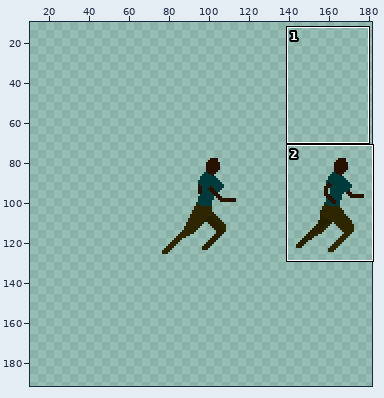
A sprite sheet gets an edit: gdx-game-android/assets/hero-running-spritesheet.png. Above, an overview of the earlier version with the close-up marked.
Close-up. Before the edit:
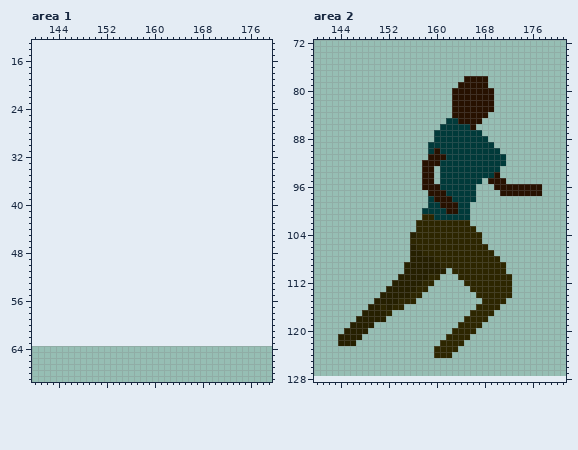
The file is 128x64 pixels. Shown: area 1: x 140..179, y 13..69; area 2: x 140..181, y 72..128. The old version is drawn lined up with the new one, on the new canvas. The wide view leaves out empty margins. The commit also changed other parts of the picture, which this record leaves out.
Now the later version:
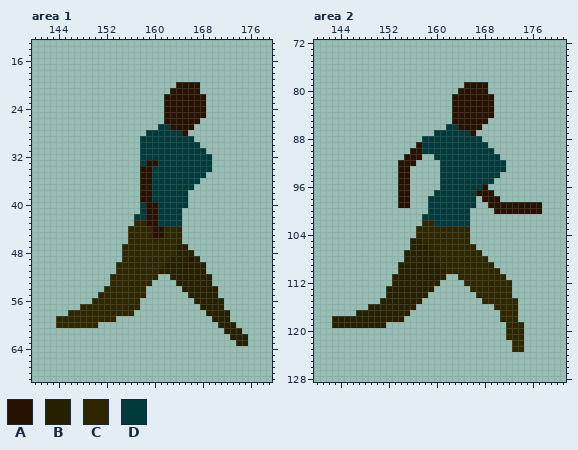
Palette (. is transparent): A #271100  B #262000  C #2d2600  D #003a3a
From old to new:
canvas 128x64 -> 192x192, the old top-left corner now at 64,64
--- area 1
@@ x 140..179 @@
 19 ........................................
-20 ........................................
-21 ........................................
-22 ........................................
-23 ........................................
-24 ........................................
-25 ........................................
-26 ........................................
-27 ........................................
-28 ........................................
-29 ........................................
-30 ........................................
-31 ........................................
-32 ........................................
-33 ........................................
-34 ........................................
-35 ........................................
-36 ........................................
-37 ........................................
-38 ........................................
-39 ........................................
-40 ........................................
-41 ........................................
-42 ........................................
-43 ........................................
-44 ........................................
-45 ........................................
-46 ........................................
-47 ........................................
-48 ........................................
-49 ........................................
-50 ........................................
-51 ........................................
-52 ........................................
-53 ........................................
-54 ........................................
-55 ........................................
-56 ........................................
-57 ........................................
-58 ........................................
-59 ........................................
-60 ........................................
-61 ........................................
-62 ........................................
-63 ........................................
+20 ........................AAAA............
+21 .......................AAAAA............
+22 ......................AAAAAAA...........
+23 ......................AAAAAAA...........
+24 ......................AAAAAAA...........
+25 ......................AAAAAAA...........
+26 ......................AAAAAA............
+27 .....................DDAAAA.............
+28 ...................DDDDDDA..............
+29 ..................DDDDDDDDD.............
+30 ..................DDDDDDDDDD............
+31 ..................DDDDDDDDDDD...........
+32 ..................DDDDDDDDDDDD..........
+33 ..................DAADDDDDDDDD..........
+34 ..................AADDDDDDDDDD..........
+35 ..................AADDDDDDDDD...........
+36 ..................AADDDDDDDD............
+37 ..................AADDDDDDD.............
+38 ..................AADDDDDD..............
+39 ..................AADDDDDD..............
+40 ..................DAADDDDD..............
+41 ..................DAADDDD...............
+42 .................DDAADDDD...............
+43 .................CCAADDDD...............
+44 ................CCCCAACCC...............
+45 ................CCCCAACCC...............
+46 ................CCCCCCCCC...............
+47 ...............CCCCCCCCCBB..............
+48 ...............CCCCCCCCCBBB.............
+49 ...............CCCCCCCCBBBAB............
+50 ..............CCCCCCCCBBBBBBB...........
+51 ..............CCCCCCCBBBBBBBB...........
+52 .............CCCCCCCC..BBBBBBB..........
+53 .............CCCCCCC....BBBBBB..........
+54 ............CCCCCCC......BBBBBB.........
+55 ...........CCCCCCCC.......BBBBB.........
+56 ..........CCCCCCCC.........BBBBB........
+57 ........CCCCCCCCCC..........BBBB........
+58 ......CCCCCCCCCCC............BBBB.......
+59 ....CCCCCCCCCC................BBB.......
+60 ....CCCCCCC....................BBB......
+61 ................................BBB.....
+62 .................................BBB....
+63 ..................................BB....
 64 ........................................
--- area 2
@@ x 161..171 @@
  77 ...........
- 78 ....AAAA...
- 79 ...AAAAA...
- 80 ..AAAAAAA..
+ 78 ...........
+ 79 ....AAAA...
+ 80 ...AAAAA...
  81 ..AAAAAAA..
@@ x 140..181 @@
  83 .......................AAAAAAA............
- 84 .......................AAAAAA.............
- 85 ......................DDAAAA..............
- 86 .....................DDDDDA...............
- 87 ....................DDDDDDDD..............
- 88 ....................DDDDDDDDD.............
- 89 ...................DDDDDDDDDDD............
- 90 ...................DADDDDDDDDDD...........
- 91 ...................AAADDDDDDDDDD..........
- 92 ..................AAADDDDDDDDDDD..........
- 93 ..................AA.DDDDDDDDDD...........
- 94 ..................AA.DDDDDDDDDA...........
- 95 ..................AA.DDDDDDD.AAA..........
- 96 ..................AAADDDDDD...AAAAAAAA....
- 97 ...................AAADDDDD....AAAAAAA....
- 98 ...................DAAADDDD...............
- 99 ...................DDAAADD................
-100 ..................DDDDAADD................
-101 ..................CCDDDDDD................
-102 .................CCCCCCCCC................
-103 .................CCCCCCCCCC...............
-104 ................BCCCCCCCCCCC..............
-105 ................CCCCCCCCCCCC..............
-106 ................BCCCCCCCCCCCC.............
-107 ................BBCCCCCCCCCCCC............
-108 ................BBBBCCCCCCCCCCC...........
-109 ...............BBBBBBCCCCCCCCCCC..........
-110 ...............BBBBBBB.CCCCCCCCC..........
-111 ..............BBBBBCC...CCCCCCCCC.........
-112 .............BBBBBCC.....CCCCCCCC.........
-113 ............BBBBBCC.......CCCCCCC.........
-114 ...........BBBBBCC.........CCCCCC.........
-115 ..........BBBBCCC...........CCCC..........
-116 .........BBCBCC............CCCC...........
-117 ........BBBBC.............CCCC............
-118 .......BBBBB.............CCCC.............
-119 ......BBBB..............CCCC..............
-120 .....BBBB..............CCCC...............
-121 ....BBBB..............CCCC................
-122 ....BBB..............CCCC.................
-123 ....................CCCC..................
-124 ....................CCC...................
+ 84 .......................AAAAAAA............
+ 85 .......................AAAAAA.............
+ 86 ......................DDAAAA..............
+ 87 ....................DDDDDDA...............
+ 88 ..................DDDDDDDDDD..............
+ 89 .................ADDDDDDDDDDD.............
+ 90 ................AADDDDDDDDDDDD............
+ 91 ...............AAA..DDDDDDDDDDD...........
+ 92 ..............AAA....DDDDDDDDDDD..........
+ 93 ..............AA.....DDDDDDDDDDD..........
+ 94 ..............AA.....DDDDDDDDDD...........
+ 95 ..............AA.....DDDDDDDDD............
+ 96 ..............AA.....DDDDDDDA.............
+ 97 ..............AA....DDDDDDDAAA............
+ 98 ..............AA...DDDDDDDD.AAA...........
+ 99 ..............AA...DDDDDDDD..AAAAAAAAA....
+100 ...................DDDDDDD....AAAAAAAA....
+101 ..................DDDDDDDD................
+102 ..................CCDDDDDD................
+103 .................CCCCCCCCC................
+104 .................CCCCCCCCC................
+105 ................BBCCCCCCCC................
+106 ................BBBCCCCCCCC...............
+107 ...............BBBBBCCCCCCCC..............
+108 ...............BBBBBCCCCCCCCC.............
+109 ..............BBBBBBBCCCCCCCCC............
+110 ..............BBBBBBBBCCCCCCCCC...........
+111 .............BBBBBBBBB..CCCCCCCC..........
+112 .............BBBBBBBB....CCCCCCCC.........
+113 ............BBBBBBBB......CCCCCCC.........
+114 ............BBBBBBB........CCCCCC.........
+115 ...........BBBBBBB..........CCCCCC........
+116 .........BBBBBBBB.............CCCC........
+117 .......BBBBBBBBB...............CCC........
+118 ...BBBBBBBBBBBB................CCC........
+119 ...BBBBBBBBB....................CCC.......
+120 ................................CCC.......
+121 ................................CCC.......
+122 .................................CC.......
+123 .................................CC.......
+124 ..........................................
 125 ..........................................
